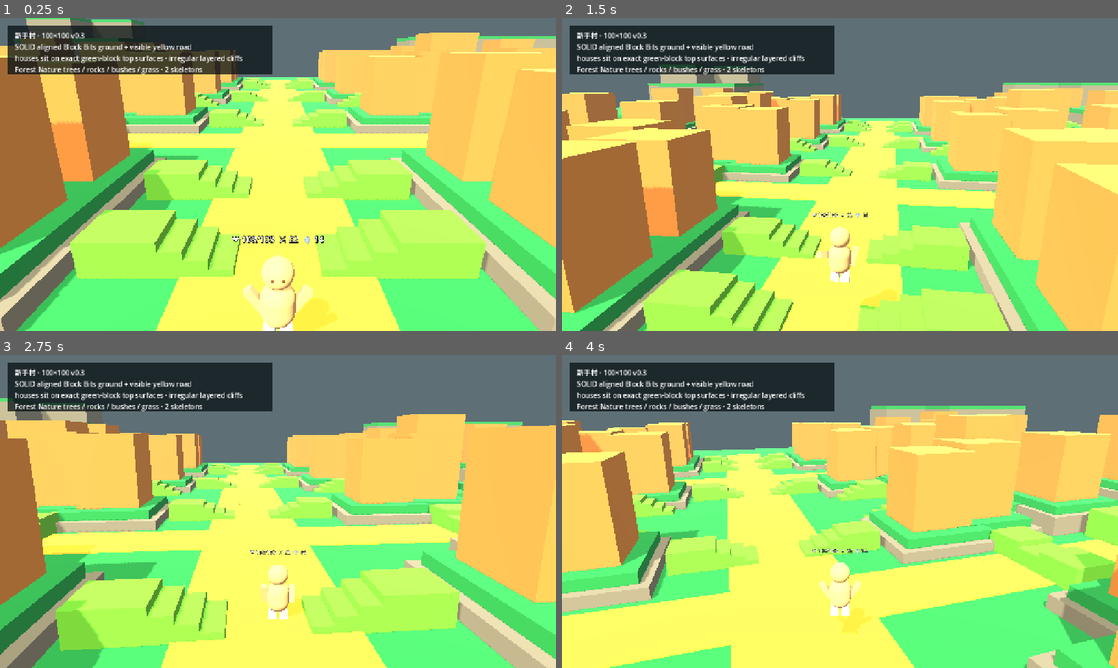
Above: before the commit, frames 1-4 (two rows, left to right).
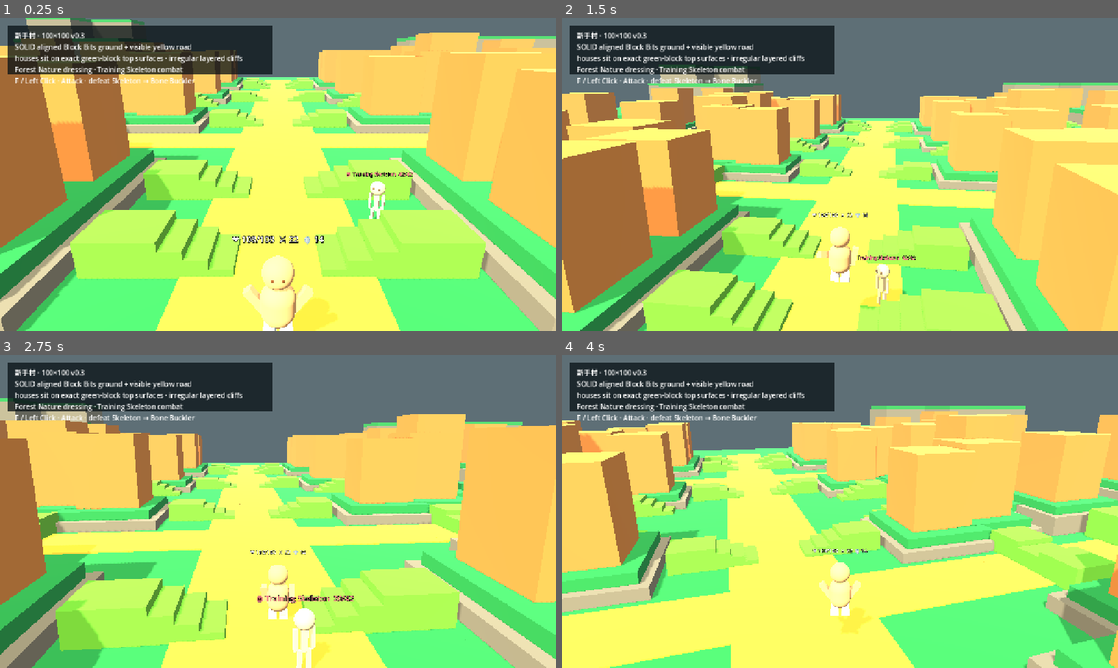
Above: after the commit, the same moments.

Repository: Mrlukahuang/mini-utopia-studio
Game: Godot game, scene res://scenes/newbie_village_100x100_v0_3.tscn
Same seed, same stepped clock (60 frames per second), same inputs: the game is played once before the commit and once after it. This scene is started directly instead of the project's main scene.
Inputs (mouse positions are in pixels of both pictures, inside the frame that each line leads up to):
- Up to frame 1 (0.25 s): no input
- Up to frame 2 (1.5 s): tap Enter at 0.5 s; move the mouse to (867, 174) at 0.52 s; hold W (move_forward) from 0.53 s (still down); tap F (attack) at 0.6, 1.35 s; tap Space (jump) at 0.77, 1.07 s; move the mouse to (812, 174) at 1.27 s
- Up to frame 3 (2.75 s): keep holding W (move_forward); tap Space (jump) at 1.52, 1.82 s; move the mouse to (289, 505) at 2.02 s; tap E (interact) at 2.1 s; tap F (attack) at 2.3 s
- Up to frame 4 (4 s): keep holding W (move_forward); move the mouse to (834, 517) at 2.77 s; tap Shift (run) at 2.85 s; tap Space (jump) at 3.02, 3.32, 3.77 s; tap F (attack) at 3.05, 3.6 s; move the mouse to (878, 514) at 3.52 s

The runs differ from the first frame. In frame 1, 1.0% of the frame differs, in the area x 2-75%, y 15-65%; in frame 2, 1.0%; in frame 3, 1.6%, in the area x 2-64%, y 15-100%; in frame 4, 0.6%.
Error in both runs: Invalid call. Nonexistent 'String' constructor. (res://scripts/equipment_runtime.gd:67)

Commit message:
feat(play03): spawn reachable Training Skeleton in Newbie Village

Diff:
--- a/godot/scripts/newbie_village_100x100_v0_3.gd
+++ b/godot/scripts/newbie_village_100x100_v0_3.gd
@@ -34,6 +34,7 @@
     _build_resource_yard()
     _build_forest_reference_dressing()
     _build_skeletons()
+    _build_training_skeleton()
     _build_world_boundary()
     _build_hud()
 
@@ -906,6 +907,26 @@
         )
 
 
+
+
+func _build_training_skeleton() -> void:
+    var player := get_node_or_null("Player") as CharacterBody3D
+    if player == null:
+        push_warning("PLAY-03: Player missing; Training Skeleton not spawned.")
+        return
+
+    var enemy := MiniUtopiaSkeletonEnemy.new()
+    enemy.name = "TrainingSkeleton"
+    enemy.position = Vector3(4.0, 0.45, 27.5)
+    add_child(enemy)
+    enemy.configure(player, "training_skeleton_01")
+
+    print(
+        "PLAY-03 Training Skeleton ready near spawn · "
+        + "F / Left Click to attack."
+    )
+
+
 func _build_skeleton_fallback(position: Vector3, node_name: String) -> void:
     var root := Node3D.new()
     root.name = node_name
@@ -1012,7 +1033,8 @@
         "新手村 · 100×100 v0.3\n"
         + "SOLID aligned Block Bits ground + visible yellow road\n"
         + "houses sit on exact green-block top surfaces · irregular layered cliffs\n"
-        + "Forest Nature trees / rocks / bushes / grass · 2 skeletons"
+        + "Forest Nature dressing · Training Skeleton combat\n"
+        + "F / Left Click · Attack · defeat Skeleton → Bone Buckler"
     )
     label.add_theme_font_size_override("font_size", 16)
     panel.add_child(label)
